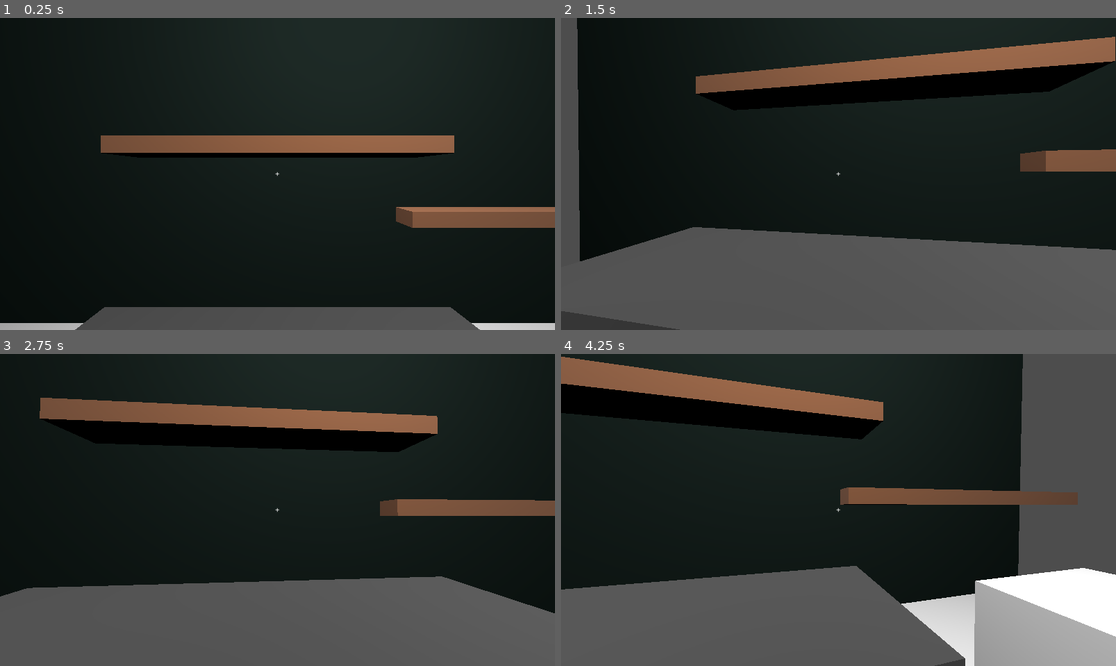
Above: before the commit, frames 1-4 (two rows, left to right).
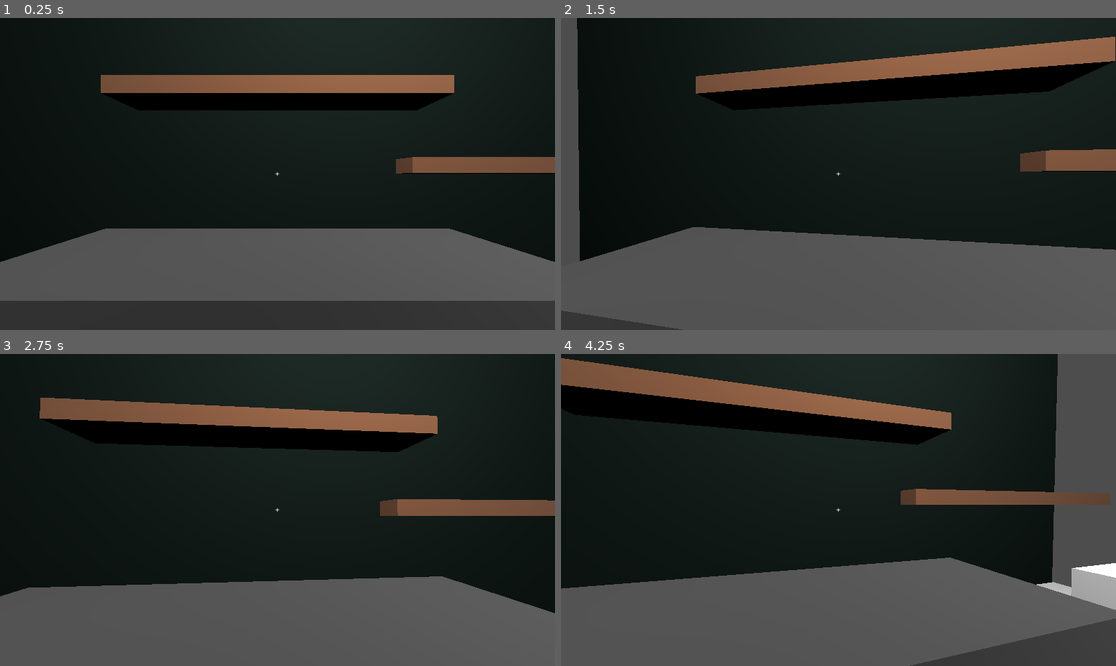
Above: after the commit, the same moments.

Repository: FlstTrnshd/Forgelord
Game: Godot game, scene res://Main.tscn
Same seed, same stepped clock (60 frames per second), same inputs: the game is played once before the commit and once after it.
Inputs (mouse positions are in pixels of both pictures, inside the frame that each line leads up to):
- Up to frame 1 (0.25 s): no input
- Up to frame 2 (1.5 s): move the mouse to (866, 174) at 0.52 s; hold W (move_forward) from 0.53 s (still down); click (866, 174) at 0.67 s; tap Enter at 1.25 s; move the mouse to (810, 174) at 1.27 s
- Up to frame 3 (2.75 s): keep holding W (move_forward); tap Space at 2 s; move the mouse to (288, 503) at 2.02 s
- Up to frame 4 (4.25 s): keep holding W (move_forward); tap Enter at 2.75 s; move the mouse to (832, 516) at 2.77 s; click (832, 516) at 2.92 s; tap Space at 3.5 s; move the mouse to (877, 513) at 3.52 s

The runs differ from the first frame. In frame 1, 45% of the frame differs, in the area x 0-100%, y 18-100%; in frame 2, 0.2%; in frame 3, 0.1%; in frame 4, 19%.

Commit message:
Pre-Refactor Commit -- Fallback

Diff:
--- a/CustomerCapsule.gd
+++ b/CustomerCapsule.gd
@@ -1,7 +1,7 @@
 class_name CustomerCapsule
 extends CharacterBody3D
 
-const WEAPON_TYPES = ["Sword", "Axe", "Dagger", "Spear"]
+const WEAPON_TYPES = ["Spear", "ShortSword", "GreatSword"]
 const WEAPON_MATERIALS = ["Iron"]
 
 var contract: Contracts
--- a/Customer_Capsule.tscn
+++ b/Customer_Capsule.tscn
@@ -6,11 +6,12 @@
 
 [sub_resource type="CapsuleShape3D" id="CapsuleShape3D_deubf"]
 
-[node name="CharacterBody3D" type="CharacterBody3D"]
+[node name="CharacterBody3D" type="CharacterBody3D" unique_id=622802696]
+transform = Transform3D(1, 0, 0, 0, 1, 0, 0, 0, 1, 0, -0.9393542, 6.105283)
 script = ExtResource("1_deubf")
 
-[node name="MeshInstance3D" type="MeshInstance3D" parent="."]
+[node name="MeshInstance3D" type="MeshInstance3D" parent="." unique_id=1000729507]
 mesh = SubResource("CapsuleMesh_hnr4e")
 
-[node name="CollisionShape3D" type="CollisionShape3D" parent="."]
+[node name="CollisionShape3D" type="CollisionShape3D" parent="." unique_id=233261220]
 shape = SubResource("CapsuleShape3D_deubf")
--- a/Main.tscn
+++ b/Main.tscn
@@ -40,86 +40,88 @@
 [sub_resource type="StandardMaterial3D" id="StandardMaterial3D_trn2v"]
 albedo_color = Color(0.503528, 0.2599565, 0.007635703, 1)
 
-[node name="Node3D" type="Node3D"]
+[node name="Node3D" type="Node3D" unique_id=1443291802]
+transform = Transform3D(1, 0, 0, 0, 1, 0, 0, 0, 1, 0, 1.9645667, 0)
 script = ExtResource("1_glv2v")
 
-[node name="Light" type="OmniLight3D" parent="."]
+[node name="Light" type="OmniLight3D" parent="." unique_id=409198080]
 transform = Transform3D(1, 0, 0, 0, -4.371139e-08, 1, 0, -1, -4.371139e-08, 1, 2.4216824, -6.214371e-08)
 light_energy = 16.0
 light_size = 1.0
 omni_range = 15.31322
 
-[node name="Anvil" type="StaticBody3D" parent="." groups=["Anvil"]]
+[node name="Anvil" type="StaticBody3D" parent="." unique_id=2082966800 groups=["Anvil"]]
 transform = Transform3D(1, 0, 0, 0, 1, 0, 0, 0, 1, 0, -1.5, -1.265)
 script = ExtResource("3_r0du0")
 
-[node name="Anvil" type="CSGBox3D" parent="Anvil"]
+[node name="Anvil" type="CSGBox3D" parent="Anvil" unique_id=394178417]
 use_collision = true
 size = Vector3(3, 1, 1)
 material = SubResource("StandardMaterial3D_lgr22")
 
-[node name="CraftIcon" type="StaticBody3D" parent="Anvil"]
+[node name="CraftIcon" type="StaticBody3D" parent="Anvil" unique_id=141154277]
 transform = Transform3D(1, 0, 0, 0, 1, 0, 0, 0, 1, 1.1381397, 0.63049364, 0.42356014)
 script = ExtResource("4_cm0pq")
 
-[node name="MeshInstance3D" type="MeshInstance3D" parent="Anvil/CraftIcon"]
+[node name="MeshInstance3D" type="MeshInstance3D" parent="Anvil/CraftIcon" unique_id=157381751]
 transform = Transform3D(0.5, 0, 0, 0, 0.5, 0, 0, 0, 0.5, 0, -0.31043577, -0.2118836)
 mesh = SubResource("BoxMesh_r0du0")
 script = SubResource("GDScript_fos0i")
 
-[node name="CollisionShape3D" type="CollisionShape3D" parent="Anvil/CraftIcon"]
+[node name="CollisionShape3D" type="CollisionShape3D" parent="Anvil/CraftIcon" unique_id=860376231]
 transform = Transform3D(1, 0, 0, 0, 1, 0, 0, 0, 1, 0, -0.09363043, -0.21309996)
 shape = SubResource("BoxShape3D_cm0pq")
 
-[node name="SubViewportContainer" type="SubViewportContainer" parent="Anvil/CraftIcon"]
+[node name="SubViewportContainer" type="SubViewportContainer" parent="Anvil/CraftIcon" unique_id=593891284]
 offset_left = 1.0
 offset_top = 3.0
 offset_right = 513.0
 offset_bottom = 515.0
+metadata/_edit_use_anchors_ = true
 
-[node name="CraftPanel" type="SubViewport" parent="Anvil/CraftIcon/SubViewportContainer"]
+[node name="CraftPanel" type="SubViewport" parent="Anvil/CraftIcon/SubViewportContainer" unique_id=185401710]
 handle_input_locally = false
 render_target_update_mode = 4
 
-[node name="OptionButton" type="OptionButton" parent="Anvil/CraftIcon/SubViewportContainer/CraftPanel"]
+[node name="OptionButton" type="OptionButton" parent="Anvil/CraftIcon/SubViewportContainer/CraftPanel" unique_id=1974869935]
 offset_right = 32.0
 offset_bottom = 20.0
 
-[node name="CraftButton" type="Button" parent="Anvil/CraftIcon/SubViewportContainer/CraftPanel"]
+[node name="CraftButton" type="Button" parent="Anvil/CraftIcon/SubViewportContainer/CraftPanel" unique_id=958019625]
 offset_top = 57.0
 offset_right = 8.0
 offset_bottom = 65.0
 text = "Craft
 "
 
-[node name="IngotInv" parent="." instance=ExtResource("6_3dxm6")]
+[node name="IngotInv" parent="." unique_id=1095623684 instance=ExtResource("6_3dxm6")]
 transform = Transform3D(1, 0, 0, 0, 1, 0, 0, 0, 1, 2.5821457, -1.4850755, -0.740964)
 
-[node name="StaticBody3D" type="StaticBody3D" parent="."]
+[node name="StaticBody3D" type="StaticBody3D" parent="." unique_id=1523648143]
 
-[node name="Floor" type="CSGBox3D" parent="StaticBody3D"]
+[node name="Floor" type="CSGBox3D" parent="StaticBody3D" unique_id=1029831955]
 transform = Transform3D(9.91542, 0, 0, 0, 1, 0, 0, 0, 6.2279787, 0.24689436, -2.5035608, 3.7708426)
 use_collision = true
 size = Vector3(0.96643066, 1, 2.2109375)
 
-[node name="Wall_Main" type="CSGBox3D" parent="StaticBody3D"]
+[node name="Wall_Main" type="CSGBox3D" parent="StaticBody3D" unique_id=1179367652]
 transform = Transform3D(1, 0, 0, 0, 1, 0, 0, 0, 1, 0, 0, -3.0397124)
 size = Vector3(10, 5, 0.2)
 material = SubResource("StandardMaterial3D_fos0i")
 
-[node name="CSGBox3D" type="CSGBox3D" parent="StaticBody3D/Wall_Main" groups=["iron_shelf"]]
+[node name="CSGBox3D" type="CSGBox3D" parent="StaticBody3D/Wall_Main" unique_id=1719868704 groups=["iron_shelf"]]
 transform = Transform3D(1, 0, 0, 0, 1, 0, 0, 0, 1, 0, 0.49074602, 0.24300444)
 size = Vector3(4, 0.2, 1)
 material = SubResource("StandardMaterial3D_3dxm6")
 script = ExtResource("4_fos0i")
 
-[node name="CSGBox3D2" type="CSGBox3D" parent="StaticBody3D/Wall_Main" groups=["ItemShelf"]]
+[node name="CSGBox3D2" type="CSGBox3D" parent="StaticBody3D/Wall_Main" unique_id=1697448188 groups=["ItemShelf"]]
 transform = Transform3D(1, 0, 0, 0, 1, 0, 0, 0, 1, 3.6754532, -0.41463137, 0.34325182)
 size = Vector3(4, 0.2, 0.35)
 material = SubResource("StandardMaterial3D_3dxm6")
 script = ExtResource("5_fos0i")
 
-[node name="BackDoor" type="CSGBox3D" parent="."]
+[node name="BackDoor" type="CSGBox3D" parent="." unique_id=2064401061]
 transform = Transform3D(-0.001745386, 0, -0.99999845, 0, 1, 0, 0.99999845, 0, -0.001745386, -4.3664417, -1.0222282, -0.06508207)
 use_collision = true
 size = Vector3(0.9005127, 1.9824219, 0.19921875)
--- a/main.gd
+++ b/main.gd
@@ -30,8 +30,9 @@
 	WorldClock.customer_ready.connect(_on_customer_ready)
 
 func _on_customer_ready():
-	var capsule = CustomerCapsule.instantiate()
-	add_child(capsule)
+	print("yipee")
+	#var capsule = CustomerCapsule.instantiate()
+	#add_child(capsule)
 
 func spawn_item(pos: Vector3, item_name: String, ingot_metal):
 	if ITEM_SCENES.has(item_name):
--- a/project.godot
+++ b/project.godot
@@ -8,11 +8,15 @@
 
 config_version=5
 
+[animation]
+
+compatibility/default_parent_skeleton_in_mesh_instance_3d=true
+
 [application]
 
 config/name="Forge"
 run/main_scene="uid://deod0mu1518ub"
-config/features=PackedStringArray("4.5", "GL Compatibility")
+config/features=PackedStringArray("4.6", "GL Compatibility")
 config/icon="res://icon.svg"
 
 [autoload]
Not shown: 1 places in Customer_Capsule.tscn that only renumber resources
Not shown: 1 places in Main.tscn that only renumber resources
